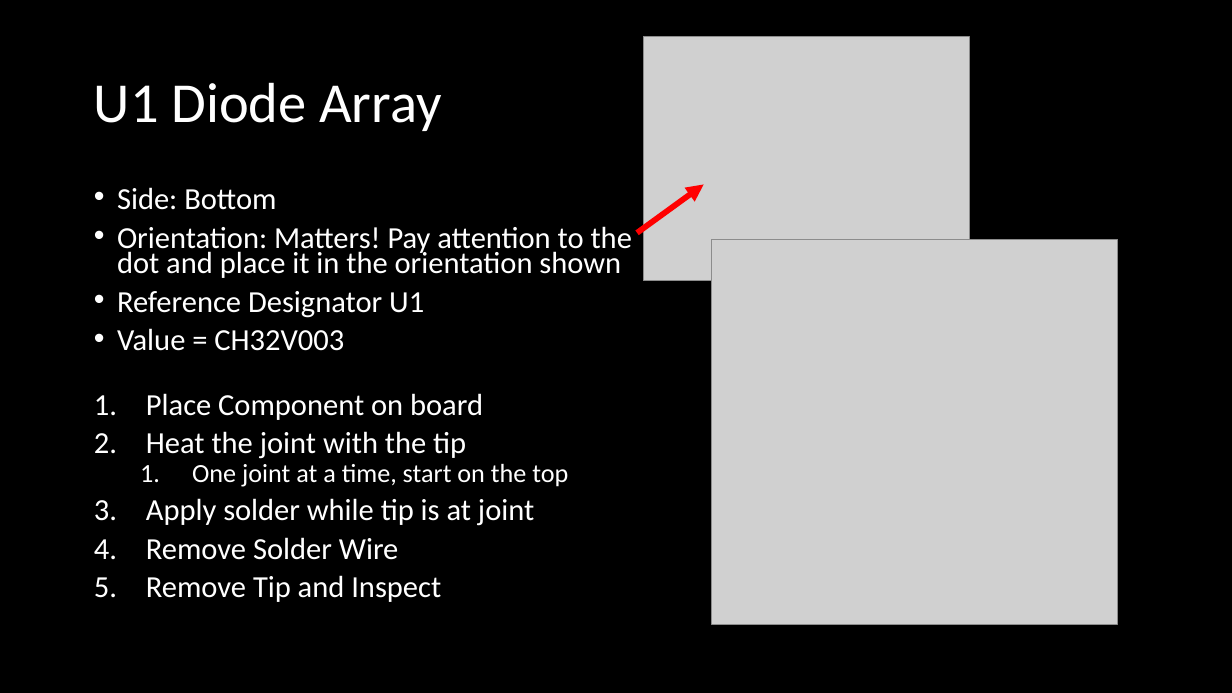
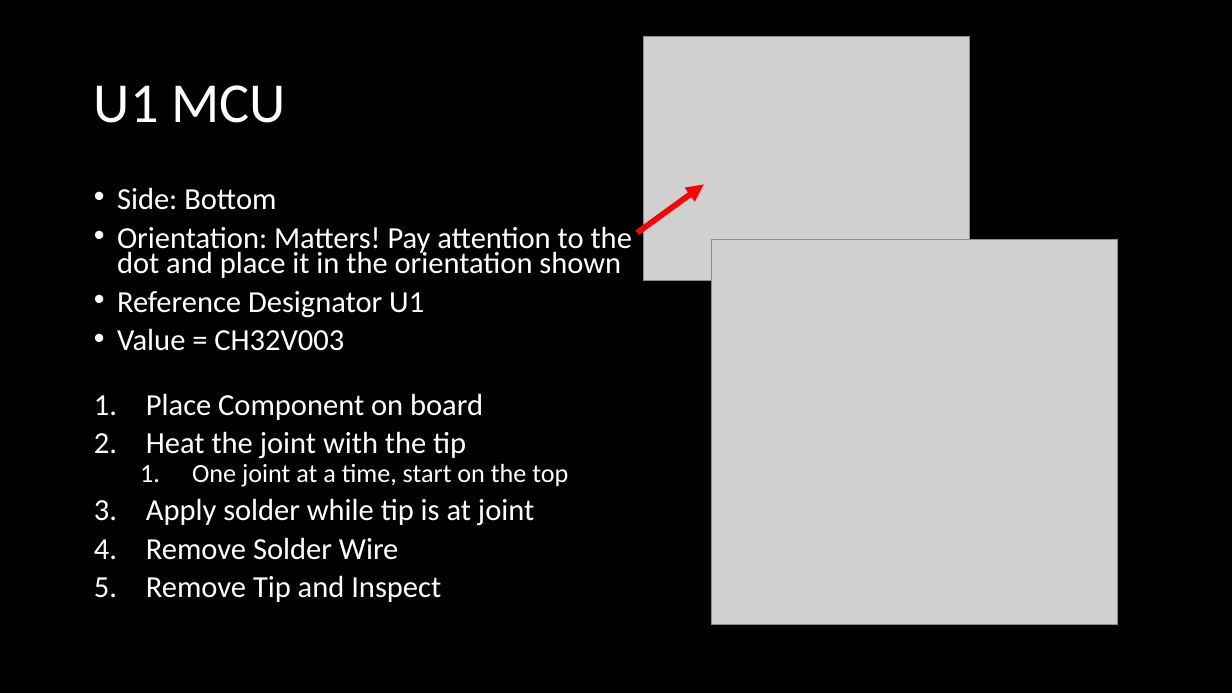
Before and after one commit to ArsenioDev/MAGFest-2023-SolderingClass, a slide deck: slide 22 of MAGFest2023SolderingClass/MAGFest 2024 Soldering Workshop.pptx. Drawn at 1232x693 pixels with LibreOffice and Linux fonts; fonts in the diff are those of the drawing; grey boxes stand for pictures. Boxes give left, top, right and bottom in pixels: in the first picture for what was removed or moved away, otherwise in the second. Text is boxed around its words. In the diff, an @@ line names an element or a change of style, - is before the commit and + after.

```diff
--- a/MAGFest2023SolderingClass/MAGFest 2024 Soldering Workshop.pptx
+++ b/MAGFest2023SolderingClass/MAGFest 2024 Soldering Workshop.pptx
@@ title at (x1=94, y1=85, x2=287, y2=123): text changed @@
-U1 Diode Array
+U1 MCU
```
Also in this commit, not shown: 1 other slide changed.
